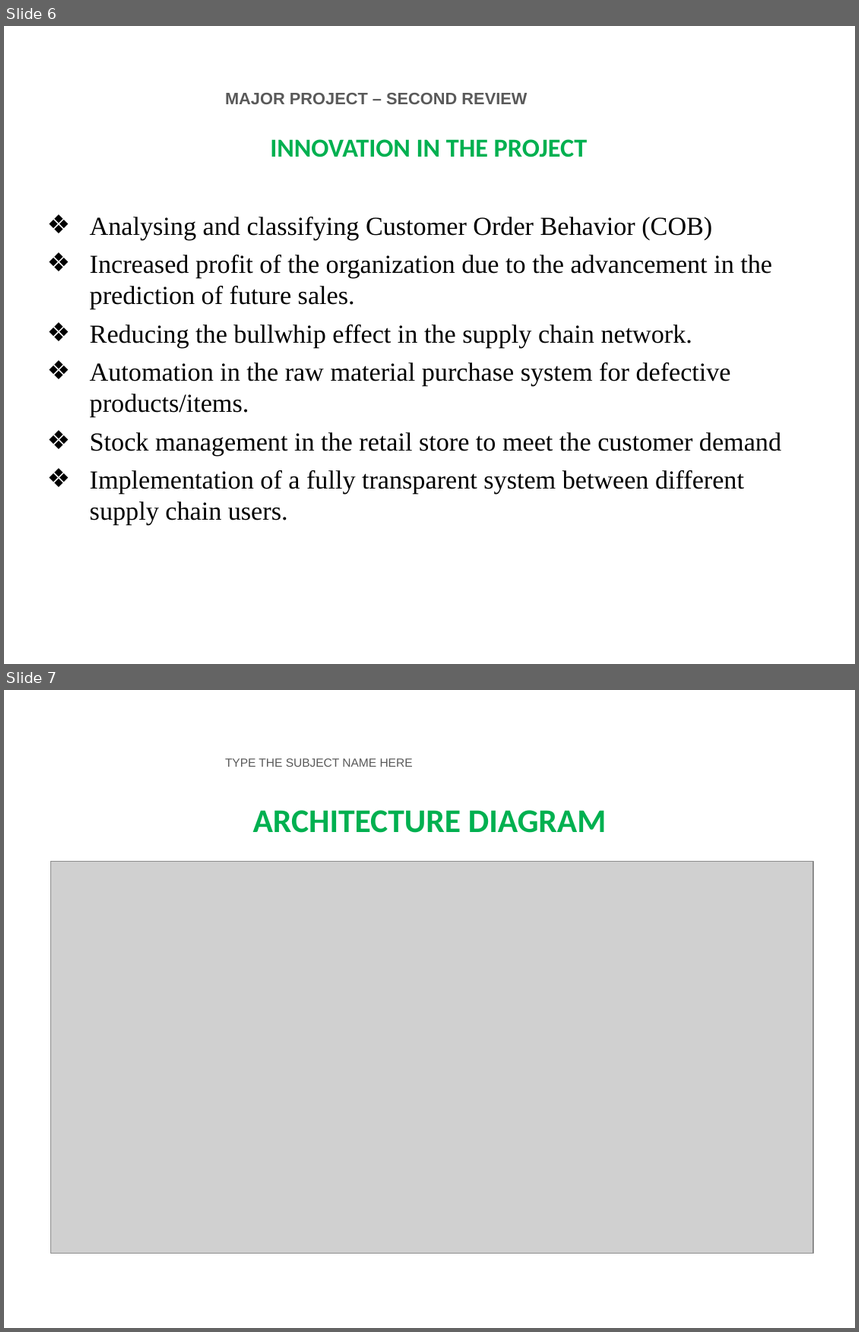
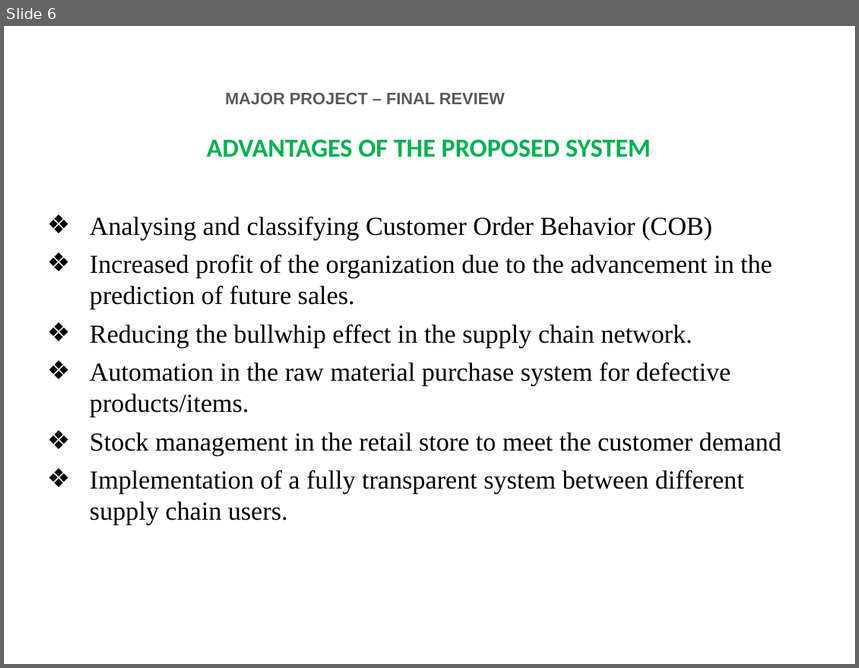
Before and after one commit to 24tarun/UG-project-Demand-Forecasting, a slide deck: FINAL_YEAR_PROJECT_PPT.pptx. Shown one above the other, each under a label of ours: slides 6 and 7 before the commit, slide 6 after it. The pictures are 859x1332 and 859x668 pixels, drawn with LibreOffice and Linux fonts; fonts in the diff are those of the drawing; grey boxes stand for pictures; background and template pictures are left out. Boxes give left, top, right and bottom in pixels: in the first picture for what was removed or moved away, otherwise in the second. Text is boxed around its words. In the diff, an @@ line names an element or a change of style, - is before the commit and + after.

```diff
--- a/FINAL_YEAR_PROJECT_PPT.pptx
+++ b/FINAL_YEAR_PROJECT_PPT.pptx
@@ slide 7 removed at [4,690,855,1328], background picture (left out) @@
@@ text removed at [686,720,819,746] @@
-SUBJECT CODE
@@ text removed at [225,758,413,767] @@
-TYPE THE SUBJECT NAME HERE
@@ title removed at [253,810,606,833] @@
-ARCHITECTURE DIAGRAM
@@ picture removed at [51,861,813,1253] @@
@@ slide 6 changed as well @@
@@ text at [225,93,505,104]: text changed @@
-MAJOR PROJECT – SECOND REVIEW
+MAJOR PROJECT – FINAL REVIEW
@@ text at [207,139,651,157]: text changed @@
-INNOVATION IN THE PROJECT
+ADVANTAGES OF THE PROPOSED SYSTEM
```
Also in this commit, not shown: 11 other slides changed, 6 slides added, 4 other slides removed, 22 other files.
